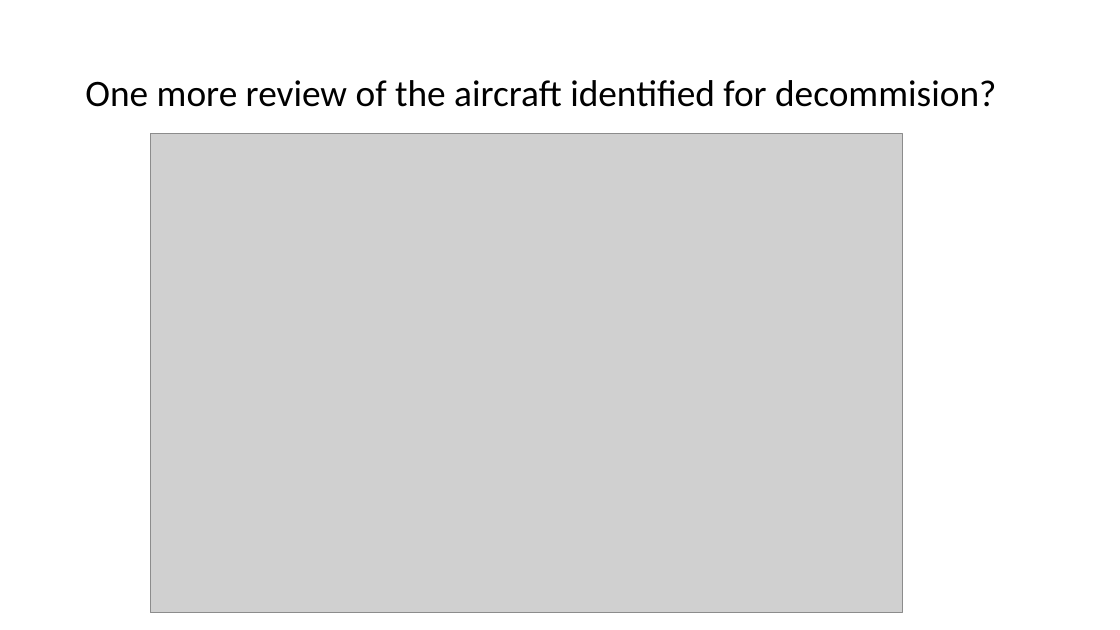
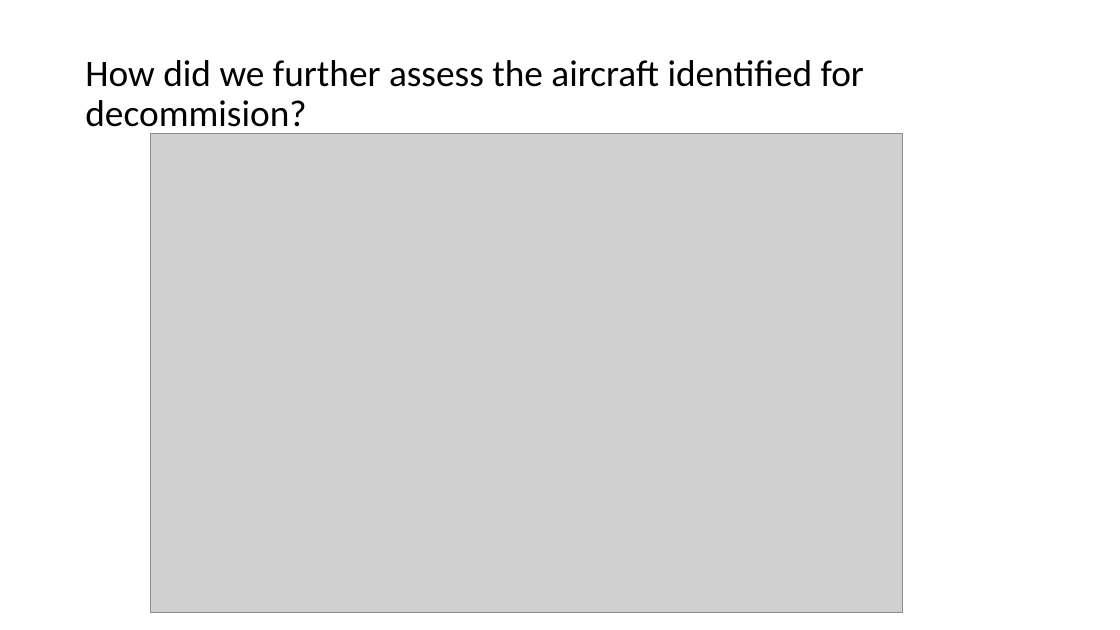
Before and after one commit to adanque/DSC640, a slide deck: slide 16 of Task5-VideoPresentation/Fictious Airways.pptx. Drawn at 1120x630 pixels with LibreOffice and Linux fonts; fonts in the diff are those of the drawing; grey boxes stand for pictures. Boxes give left, top, right and bottom in pixels: in the first picture for what was removed or moved away, otherwise in the second. Text is boxed around its words. In the diff, an @@ line names an element or a change of style, - is before the commit and + after.

```diff
--- a/Task5-VideoPresentation/Fictious Airways.pptx
+++ b/Task5-VideoPresentation/Fictious Airways.pptx
@@ title at (85,60,864,136): text changed @@
-One more review of the aircraft identified for decommision?
+How did we further assess the aircraft identified for decommision?
```
Also in this commit, not shown: 16 other slides changed, 8 other files.
